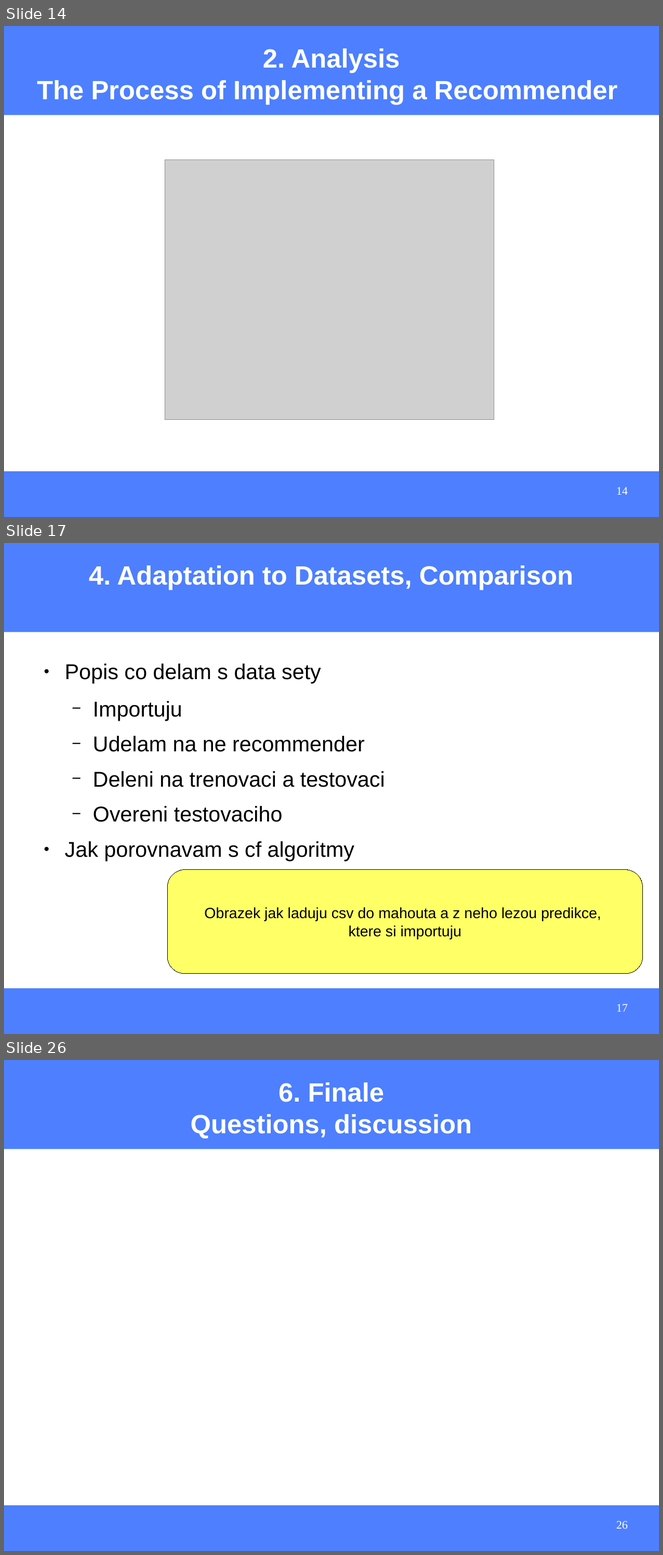
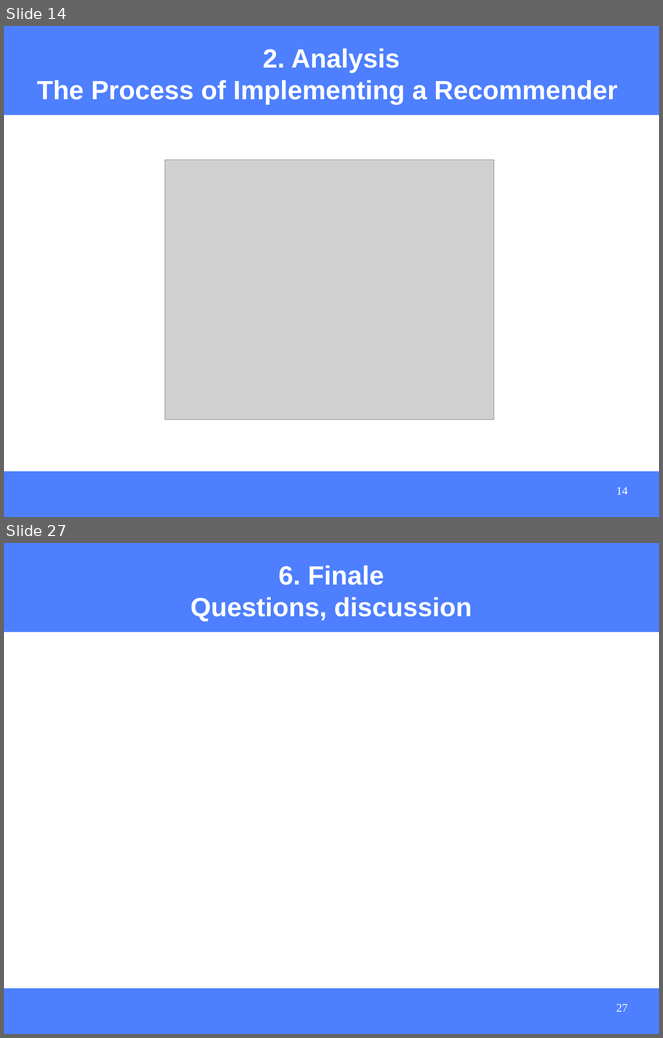
Before and after one commit to hasantayyar/unresyst, a slide deck: docs/presentations/unresyst_seminar_110308.odp. Shown one above the other, each under a label of ours: slides 14, 17 and 26 before the commit, slides 14 and 27 after it; the slides between them are not shown. The pictures are 663x1555 and 663x1038 pixels, drawn with LibreOffice and Linux fonts; fonts in the diff are those of the drawing; grey boxes stand for pictures. Boxes give left, top, right and bottom in pixels: in the first picture for what was removed or moved away, otherwise in the second. Text is boxed around its words. In the diff, an @@ line names an element or a change of style, - is before the commit and + after.

Commit message:
added diagrams and mahout

```diff
--- a/docs/presentations/unresyst_seminar_110308.odp
+++ b/docs/presentations/unresyst_seminar_110308.odp
@@ slide 17 removed at [4, 543, 659, 1034], background #FFFFFF; not listed: 2 template elements that a slide beside it also shows @@
@@ title removed at [89, 565, 573, 590] @@
-4. Adaptation to Datasets, Comparison
@@ text removed at [65, 664, 385, 861] @@
-● Popis co delam s data sety
-  − Importuju
-  − Udelam na ne recommender
-  − Deleni na trenovaci a testovaci
-  − Overeni testovaciho
-● Jak porovnavam s cf algoritmy
@@ rounded rectangle removed at [167, 870, 643, 974] @@
-Obrazek jak laduju csv do mahouta a z neho lezou predikce,
-ktere si importuju
@@ page number removed at [617, 1004, 628, 1012] @@
-17
@@ what was slide 26 is now slide 27 @@
@@ page number at [617, 1004, 628, 1012]: text changed @@
-26
+27
```
Also in this commit, not shown: 3 slides changed, 9 slides added, 7 other slides removed, 16 other files.
